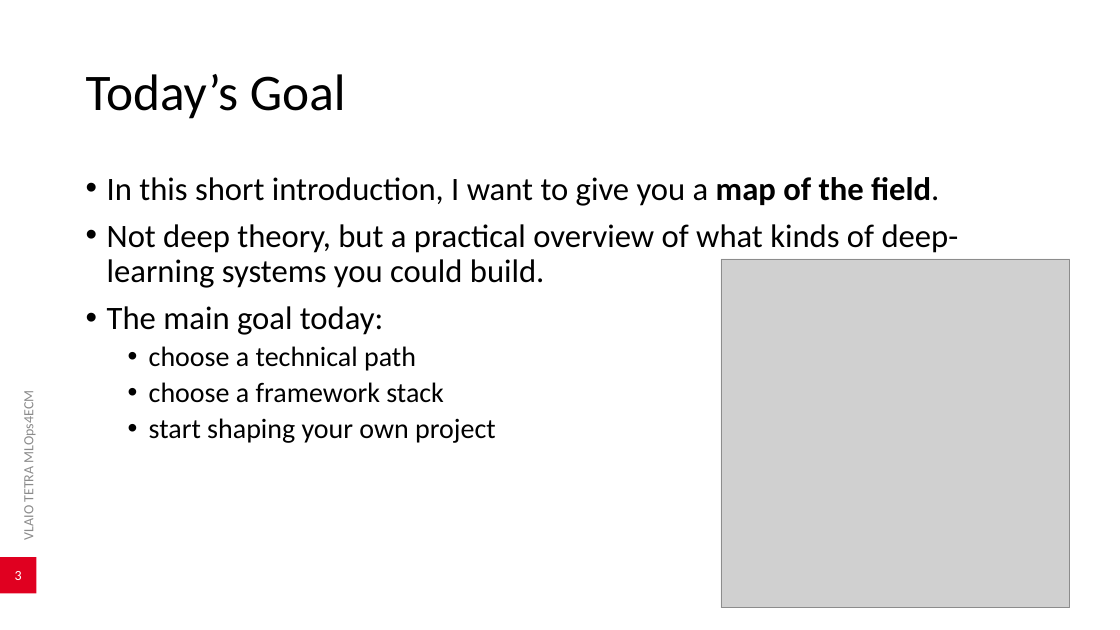
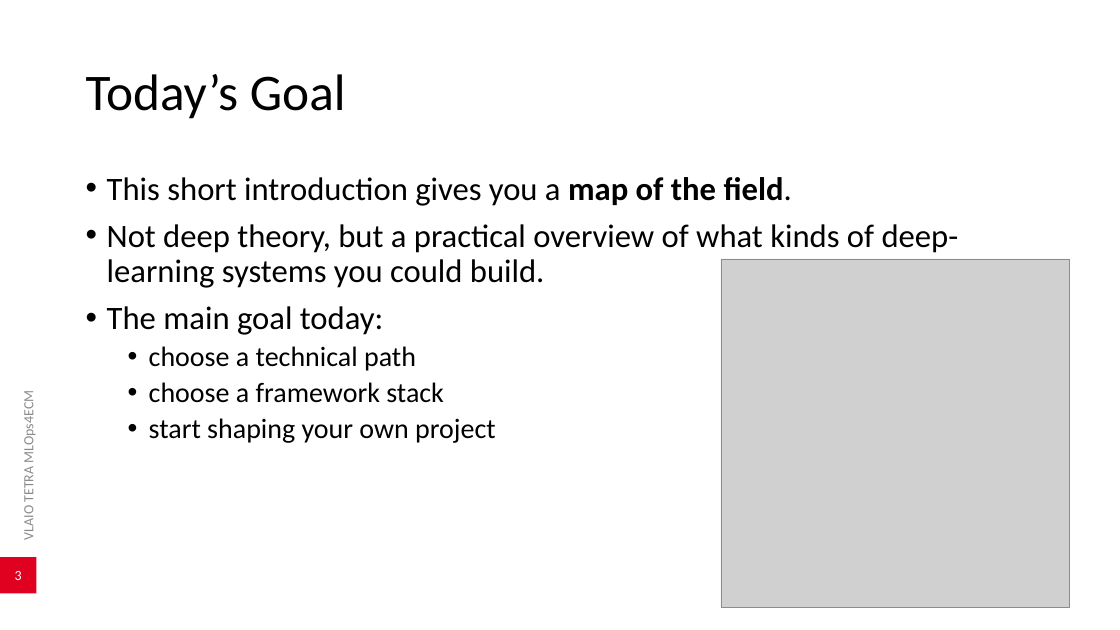
Before and after one commit to AlexanderDhoore/deep-learning-2026, a slide deck: slide 3 of slides/deep-learning-project-directions.pptx. Drawn at 1120x630 pixels with LibreOffice and Linux fonts; fonts in the diff are those of the drawing; grey boxes stand for pictures; background and template pictures are left out. Boxes give left, top, right and bottom in pixels: in the first picture for what was removed or moved away, otherwise in the second. Text is boxed around its words. In the diff, an @@ line names an element or a change of style, - is before the commit and + after.

```diff
--- a/slides/deep-learning-project-directions.pptx
+++ b/slides/deep-learning-project-directions.pptx
@@ text at [107, 177, 792, 206]: text changed @@
-• In this short introduction, I want to give you a map of the field.
+• This short introduction gives you a map of the field.
```
Also in this commit, not shown: 2 other slides changed, 15 other files.
